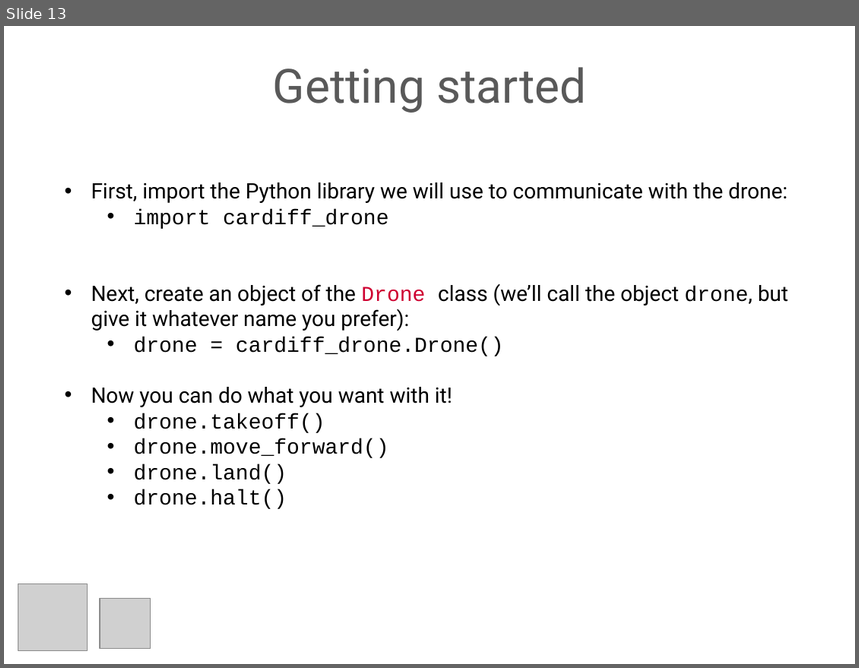
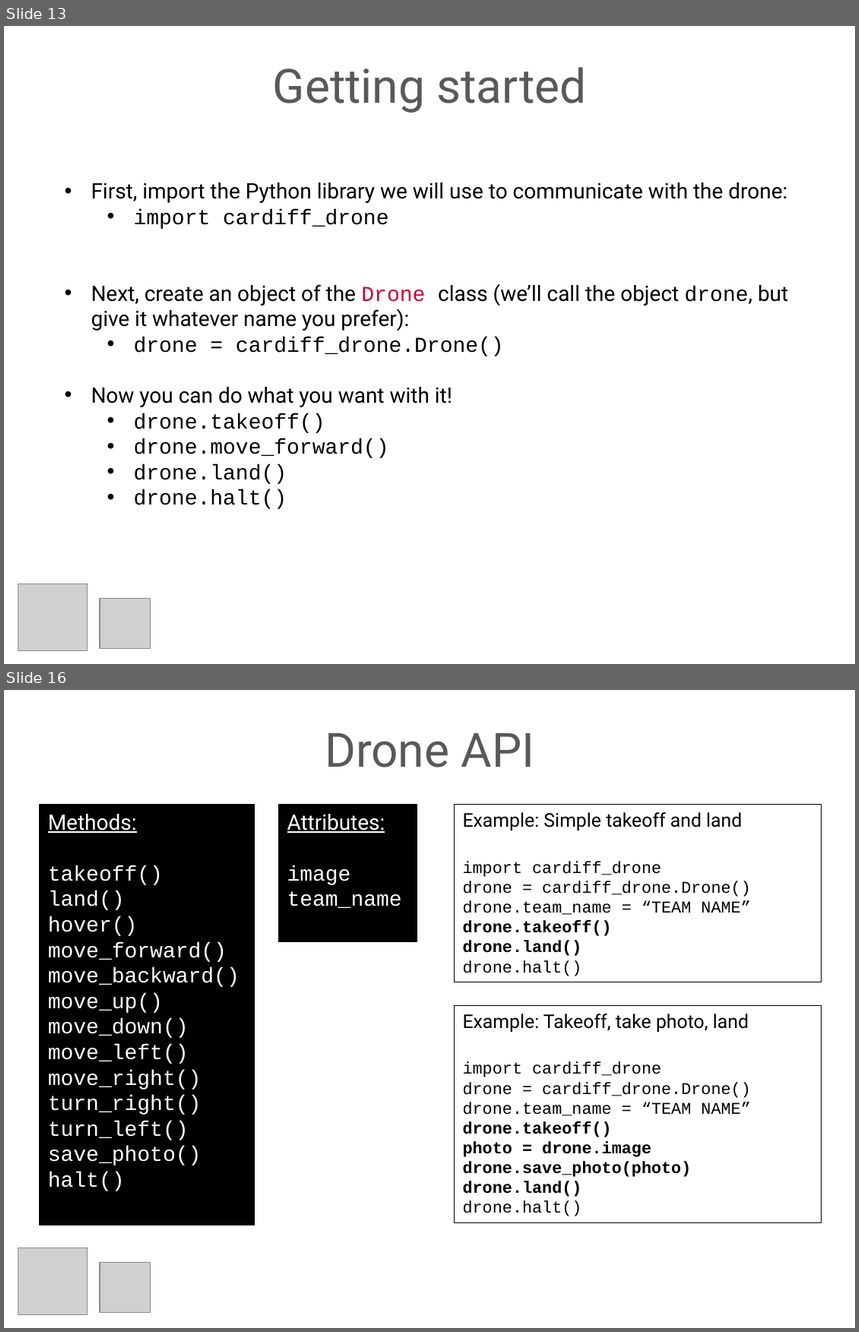
Before and after one commit to flyingsparx/python-ardrone, a slide deck: python_intro.pptx. Shown one above the other, each under a label of ours: slide 13 before the commit, slides 13 and 16 after it; the slides between them are not shown. The pictures are 859x668 and 859x1332 pixels, drawn with LibreOffice and Linux fonts; fonts in the diff are those of the drawing; grey boxes stand for pictures. Boxes give left, top, right and bottom in pixels: in the first picture for what was removed or moved away, otherwise in the second. Text is boxed around its words. In the diff, an @@ line names an element or a change of style, - is before the commit and + after.

```diff
--- a/python_intro.pptx
+++ b/python_intro.pptx
@@ slide 16 added at (4, 690, 855, 1328), background #FFFFFF @@
@@ text added at (325, 733, 535, 768), 40 pt, text #595959 @@
+Drone API
@@ rectangle added at (40, 804, 254, 1225), fill #000000, outline #000000 0.75 pt, 18 pt, text #FFFFFF @@
+Methods:
+takeoff()
+land()
+hover()
+move_forward()
+move_backward()
+move_up()
+move_down()
+move_left()
+move_right()
+turn_right()
+turn_left()
+save_photo()
+halt()
@@ rectangle added at (279, 804, 417, 942), fill #000000, outline #000000 0.75 pt, 18 pt, text #FFFFFF @@
+Attributes:
+image
+team_name
@@ rectangle added at (454, 804, 821, 982), outline #000000 0.75 pt, 14 pt, text #000000 @@
+Example: Simple takeoff and land
+import cardiff_drone
+drone = cardiff_drone.Drone()
+drone.team_name = “TEAM NAME”
+drone.takeoff()
+drone.land()
+drone.halt()
@@ rectangle added at (454, 1006, 821, 1224), outline #000000 0.75 pt, 14 pt, text #000000 @@
+Example: Takeoff, take photo, land
+import cardiff_drone
+drone = cardiff_drone.Drone()
+drone.team_name = “TEAM NAME”
+drone.takeoff()
+photo = drone.image
+drone.save_photo(photo)
+drone.land()
+drone.halt()
@@ picture added at (18, 1249, 87, 1315) @@
@@ picture added at (99, 1263, 150, 1313) @@
```
Also in this commit, not shown: 1 slide changed, 1 other slide added, 1 slide removed, 2 other files.
